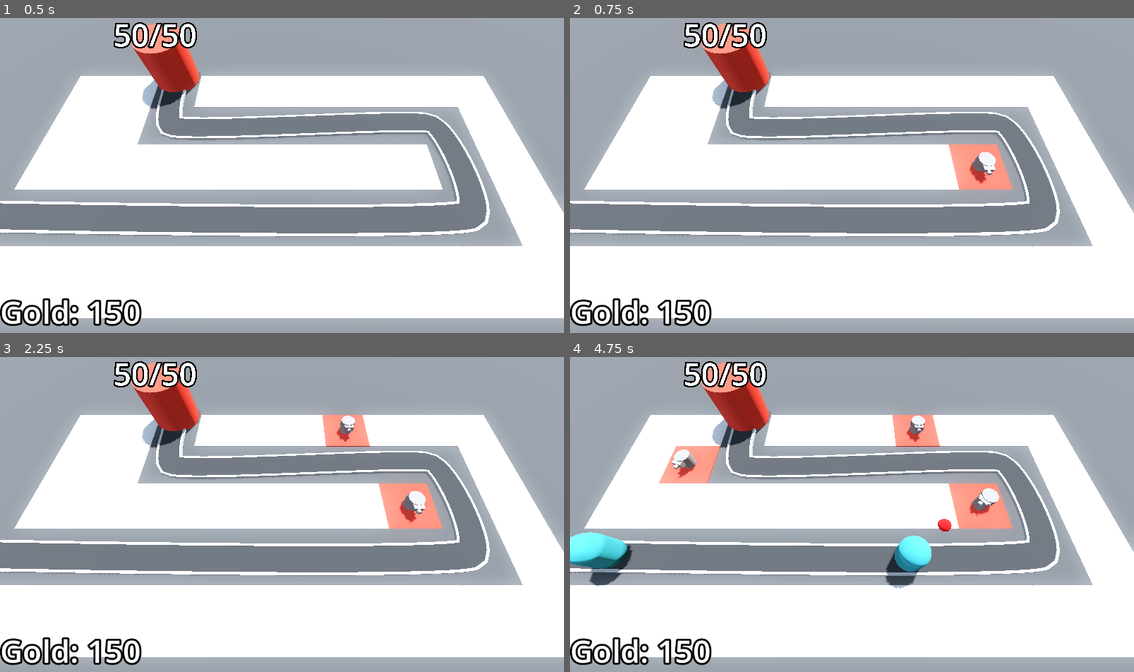
Above: before the commit, frames 1-4 (two rows, left to right).
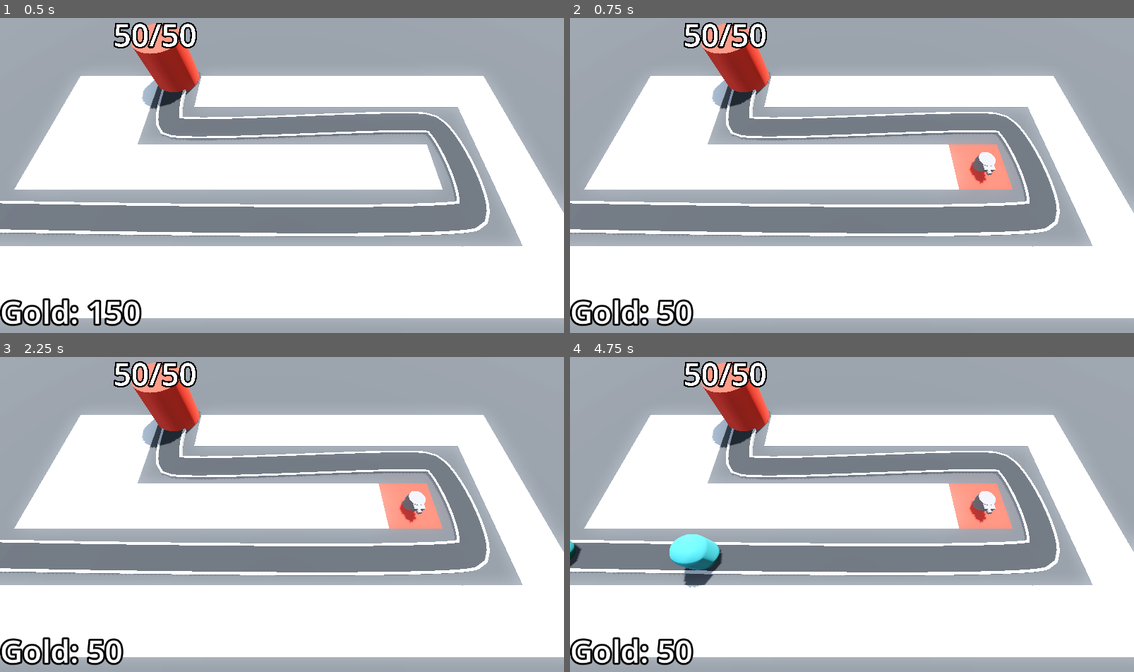
Above: after the commit, the same moments.

Repository: cpurdy-cs/Barbarian-Blaster-Class
Game: Godot game, scene res://base_level.tscn
Same seed, same stepped clock (60 frames per second), same inputs: the game is played once before the commit and once after it.
Inputs (mouse positions are in pixels of both pictures, inside the frame that each line leads up to):
- Up to frame 1 (0.5 s): no input
- Up to frame 2 (0.75 s): tap Enter at 0.5 s; move the mouse to (976, 159) at 0.52 s; click (976, 159) at 0.6 s
- Up to frame 3 (2.25 s): tap Space at 1.25 s; move the mouse to (169, 530) at 1.27 s; click (169, 530) at 1.35 s; tap Enter at 2 s; move the mouse to (338, 445) at 2.02 s; click (338, 445) at 2.1 s
- Up to frame 4 (4.75 s): move the mouse to (823, 577) at 2.77 s; click (823, 577) at 2.85 s; move the mouse to (1021, 561) at 3.52 s; click (1021, 561) at 3.6 s; move the mouse to (682, 467) at 4.27 s; click (682, 467) at 4.35 s

Frame 1 is identical in both runs. In frame 2, 0.5% of the frame differs, in the area x 15-26%, y 89-98%; in frame 3, 1.2%; in frame 4, 5.6%, in the area x 0-77%, y 18-98%.

Commit message:
add bank

Diff:
--- a/Enemy/enemy.gd
+++ b/Enemy/enemy.gd
@@ -3,7 +3,10 @@
 ## The speed in m/s the enemy will move
 @export var speed :float = 10.0
 @export var max_health := 50
+@export var defeated_gold := 25
 @onready var animation_player: AnimationPlayer = $AnimationPlayer
+
+@onready var bank := get_tree().get_first_node_in_group("bank")
 
 var health : int :
 	set(new_health):
@@ -11,6 +14,7 @@
 			animation_player.play("take_damage")
 		health = new_health
 		if health < 1:
+			bank.gold += defeated_gold
 			queue_free()
 
 @onready var base : Base = get_tree().get_first_node_in_group("base")
--- a/Enemy/enemy.tscn
+++ b/Enemy/enemy.tscn
@@ -18,6 +18,21 @@
 radius = 1.0
 height = 3.0
 
+[sub_resource type="Animation" id="Animation_eqilm"]
+length = 0.001
+tracks/0/type = "value"
+tracks/0/imported = false
+tracks/0/enabled = true
+tracks/0/path = NodePath("DamageHighlight:visible")
+tracks/0/interp = 1
+tracks/0/loop_wrap = true
+tracks/0/keys = {
+"times": PackedFloat32Array(0),
+"transitions": PackedFloat32Array(1),
+"update": 1,
+"values": [false]
+}
+
 [sub_resource type="Animation" id="Animation_am0pq"]
 resource_name = "take_damage"
 length = 0.1
@@ -34,21 +49,6 @@
 "values": [true, false]
 }
 
-[sub_resource type="Animation" id="Animation_eqilm"]
-length = 0.001
-tracks/0/type = "value"
-tracks/0/imported = false
-tracks/0/enabled = true
-tracks/0/path = NodePath("DamageHighlight:visible")
-tracks/0/interp = 1
-tracks/0/loop_wrap = true
-tracks/0/keys = {
-"times": PackedFloat32Array(0),
-"transitions": PackedFloat32Array(1),
-"update": 1,
-"values": [false]
-}
-
 [sub_resource type="AnimationLibrary" id="AnimationLibrary_ncf7h"]
 _data = {
 &"RESET": SubResource("Animation_eqilm"),
@@ -59,6 +59,7 @@
 transform = Transform3D(0.9999959, 0, 0, 0, 1, 0, 0, 0, 0.9999959, 0, 0, 0)
 loop = false
 script = ExtResource("1_2pb1h")
+speed = 5.0
 
 [node name="MeshInstance3D" type="MeshInstance3D" parent="."]
 transform = Transform3D(1, 0, 0, 0, 1, 0, 0, 0, 1, 0, 1.6, 0)
--- a/RayPickerCamera/ray_picker_camera.gd
+++ b/RayPickerCamera/ray_picker_camera.gd
@@ -2,8 +2,13 @@
 
 @export var gridmap : GridMap
 @export var turret_manager : TurretManager
-
+@export_enum("easy", "medium", "hard") var difficulty : String = "medium"
+var tower_dict = {"easy":50, "medium":100, "hard": 150}
+var tower_cost : int
 @onready var ray_cast_3d: RayCast3D = $RayCast3D
+@onready var bank := get_tree().get_first_node_in_group("bank")
+func _ready() -> void:
+	tower_cost = tower_dict[difficulty]
 
 func _process(delta: float) -> void:
 	var mouse_position : Vector2 = get_viewport().get_mouse_position()
@@ -13,7 +18,7 @@
 
 	#printt(ray_cast_3d.get_collider(), ray_cast_3d.get_collision_point())
 
-	if ray_cast_3d.is_colliding():
+	if ray_cast_3d.is_colliding() and bank.gold >= tower_cost:
 		var collider = ray_cast_3d.get_collider()
 		if collider is GridMap:
 			var collision_point = ray_cast_3d.get_collision_point()
@@ -24,6 +29,7 @@
 					gridmap.set_cell_item(cell, 1)
 					var tile_position = gridmap.map_to_local(cell)
 					turret_manager.build_turret(tile_position)
+					bank.gold -= tower_cost
 			else:
 				Input.set_default_cursor_shape(Input.CURSOR_ARROW)
 	else:
--- a/base_level.tscn
+++ b/base_level.tscn
@@ -134,7 +134,7 @@
 turret = ExtResource("6_u2wky")
 enemy_path = NodePath("../EnemyPath")
 
-[node name="Bank" type="MarginContainer" parent="."]
+[node name="Bank" type="MarginContainer" parent="." groups=["bank"]]
 anchors_preset = 15
 anchor_right = 1.0
 anchor_bottom = 1.0
--- a/project.godot
+++ b/project.godot
@@ -19,6 +19,7 @@
 
 base=""
 enemy_area=""
+bank=""
 
 [input]
 
